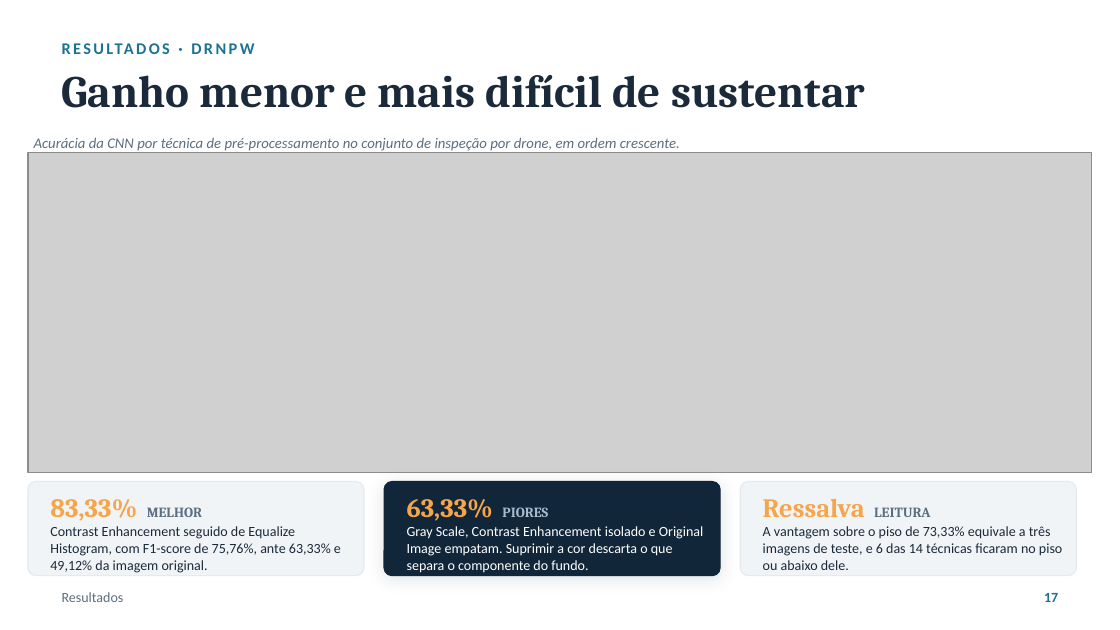
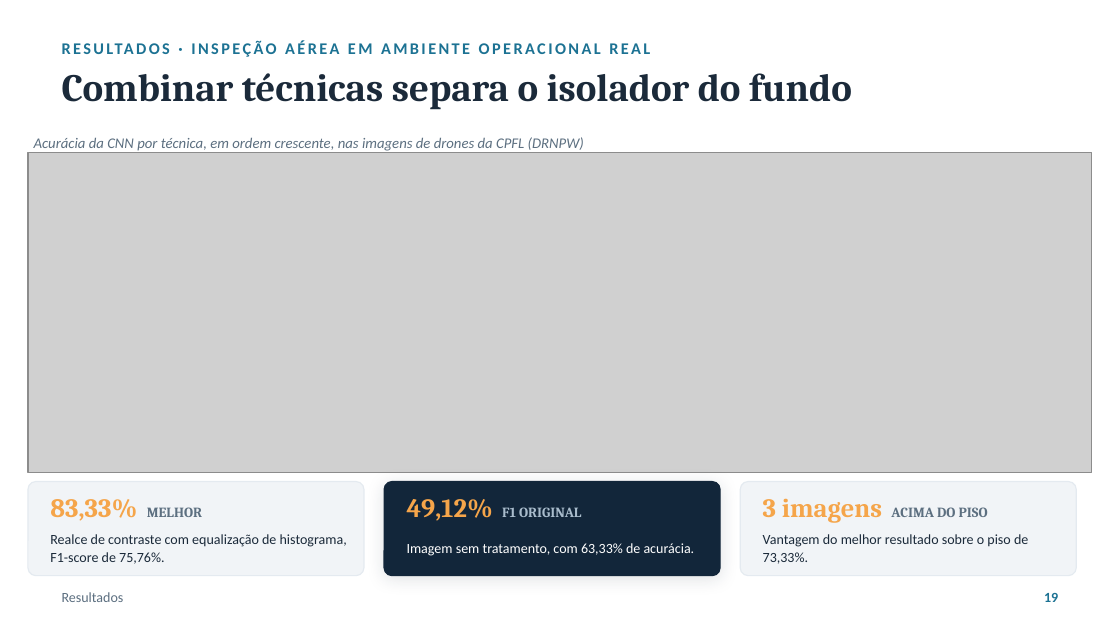
Before and after one commit to luanws/masters-thesis, a slide deck: slide 19 of presentation/defesa.pptx (slide 17 before the commit). Drawn at 1120x630 pixels with LibreOffice and Linux fonts; fonts in the diff are those of the drawing; grey boxes stand for pictures. Boxes give left, top, right and bottom in pixels: in the first picture for what was removed or moved away, otherwise in the second. Text is boxed around its words. In the diff, an @@ line names an element or a change of style, - is before the commit and + after.

```diff
--- a/presentation/defesa.pptx
+++ b/presentation/defesa.pptx
@@ text at <box>62,34,1058,62</box>: text changed @@
-RESULTADOS · DRNPW
+RESULTADOS · INSPEÇÃO AÉREA EM AMBIENTE OPERACIONAL REAL
@@ text at <box>62,73,852,110</box>: text changed; size 29 to 25 pt @@
-Ganho menor e mais difícil de sustentar
+Combinar técnicas separa o isolador do fundo
@@ text at <box>34,137,584,151</box>: text changed @@
-Acurácia da CNN por técnica de pré-processamento no conjunto de inspeção por drone, em ordem crescente.
+Acurácia da CNN por técnica, em ordem crescente, nas imagens de drones da CPFL (DRNPW)
@@ text at <box>407,499,581,521</box>: text changed; size 17 to 9 pt; text colour #F5A54A to #A9BCCC @@
-63,33% PIORES
+49,12% F1 ORIGINAL
@@ text at <box>763,498,988,523</box>: text changed; size 17 to 9 pt; text colour #F5A54A to #5C6F80 @@
-Ressalva LEITURA
+3 imagens ACIMA DO PISO
@@ text at <box>50,534,347,564</box>: text changed @@
-Contrast Enhancement seguido de Equalize Histogram, com F1-score de 75,76%, ante 63,33% e 49,12% da imagem original.
+Realce de contraste com equalização de histograma, F1-score de 75,76%.
@@ text at <box>763,534,1028,564</box>: text changed @@
-A vantagem sobre o piso de 73,33% equivale a três imagens de teste, e 6 das 14 técnicas ficaram no piso ou abaixo dele.
+Vantagem do melhor resultado sobre o piso de 73,33%.
@@ text at <box>407,543,695,556</box>: text changed @@
-Gray Scale, Contrast Enhancement isolado e Original Image empatam. Suprimir a cor descarta o que separa o componente do fundo.
+Imagem sem tratamento, com 63,33% de acurácia.
@@ text at <box>1044,593,1058,602</box>: text changed @@
-17
+19
```
Also in this commit, not shown: 9 other slides changed, 18 slides added, 20 slides removed, 26 other files.
